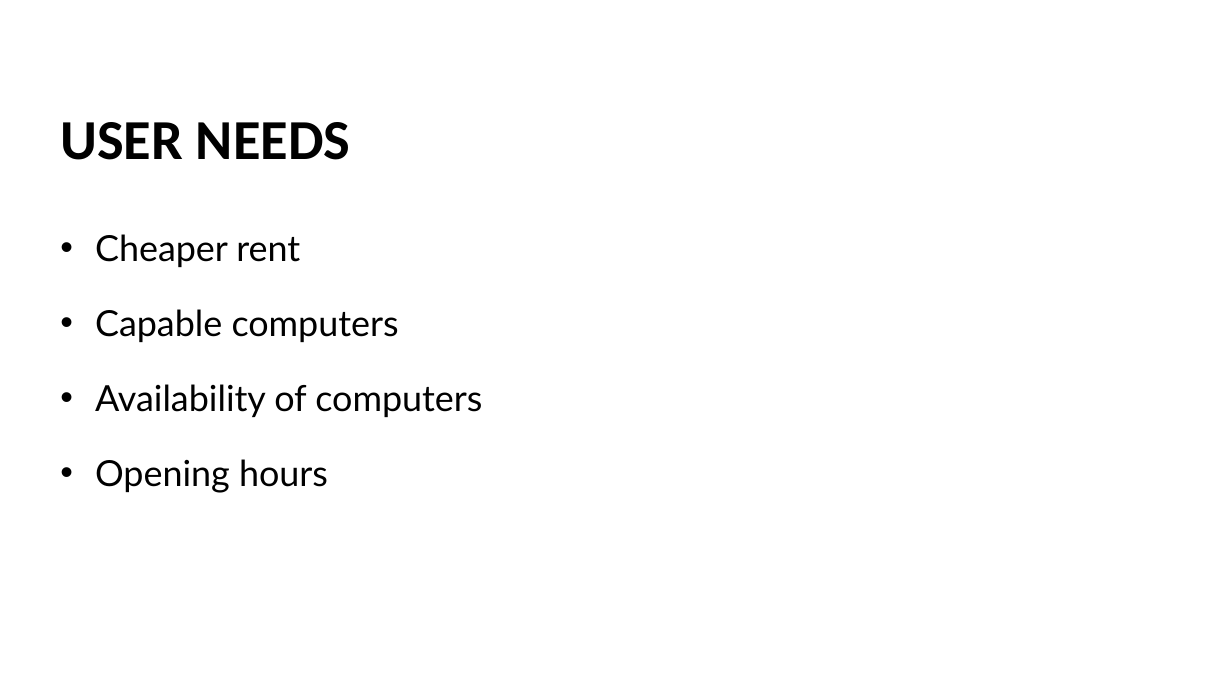
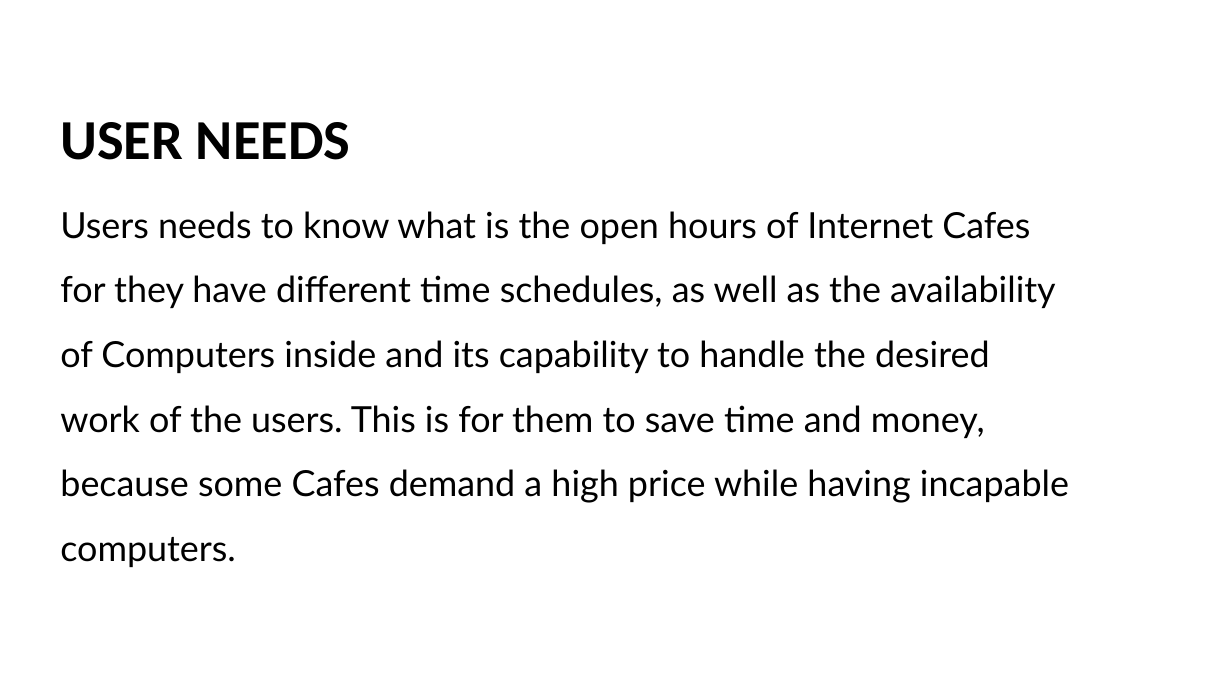
Before and after one commit to dbeler2/userdessf181-A1-dbeler2-jbermudo, a slide deck: slide 6 of userdes.pptx. Drawn at 1232x693 pixels with LibreOffice and Linux fonts; fonts in the diff are those of the drawing. Boxes give left, top, right and bottom in pixels: in the first picture for what was removed or moved away, otherwise in the second. Text is boxed around its words. In the diff, an @@ line names an element or a change of style, - is before the commit and + after.

Commit message:
revised user needs, prototype

```diff
--- a/userdes.pptx
+++ b/userdes.pptx
@@ text at bbox=[60, 211, 1069, 567]: text changed @@
-• Cheaper rent
-• Capable computers
-• Availability of computers
-• Opening hours
+Users needs to know what is the open hours of Internet Cafes for they have different time schedules, as well as the availability of Computers inside and its capability to handle the desired work of the users. This is for them to save time and money, because some Cafes demand a high price while having incapable computers.
```
Also in this commit, not shown: 3 other slides changed, 3 slides added, 2 slides removed.
